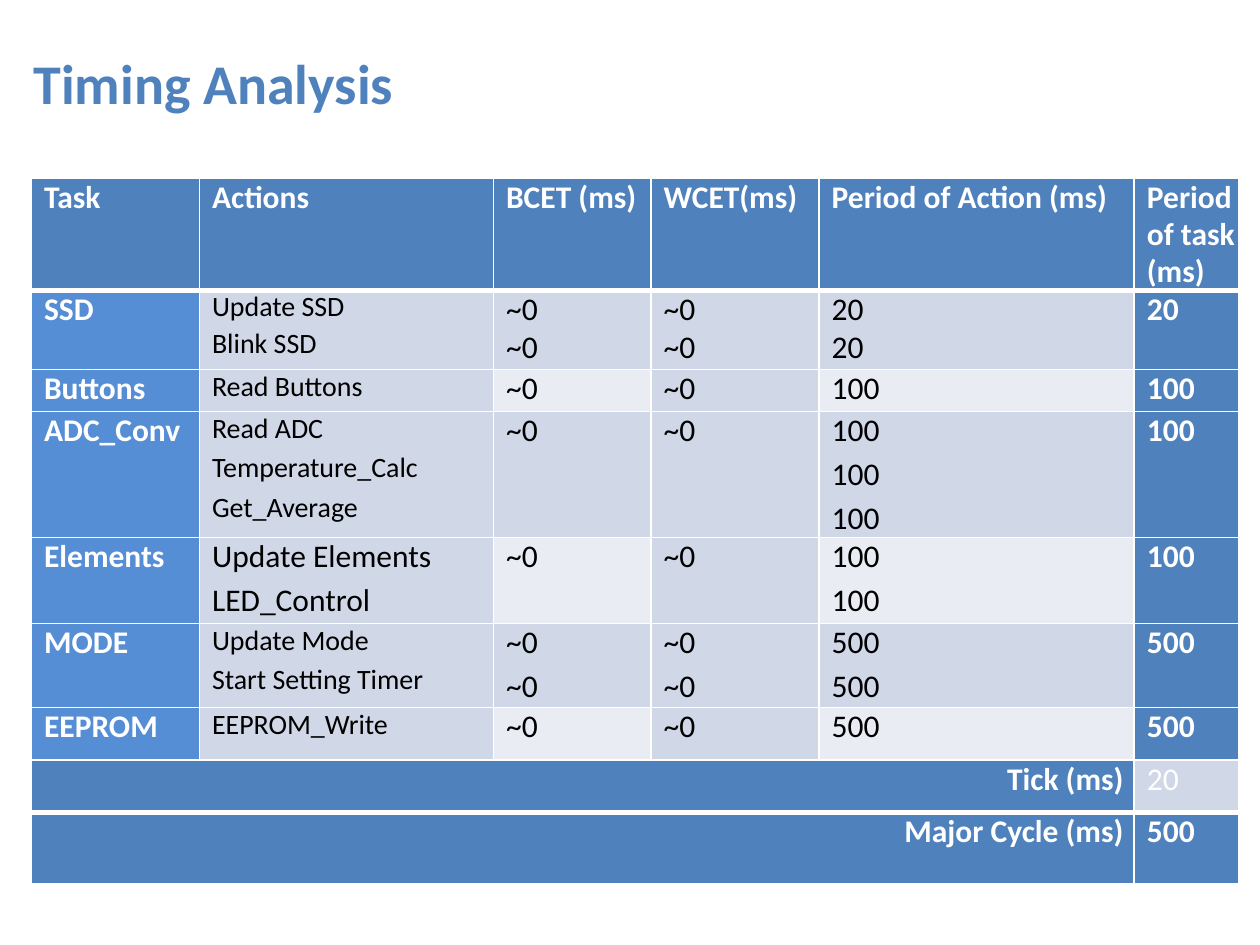
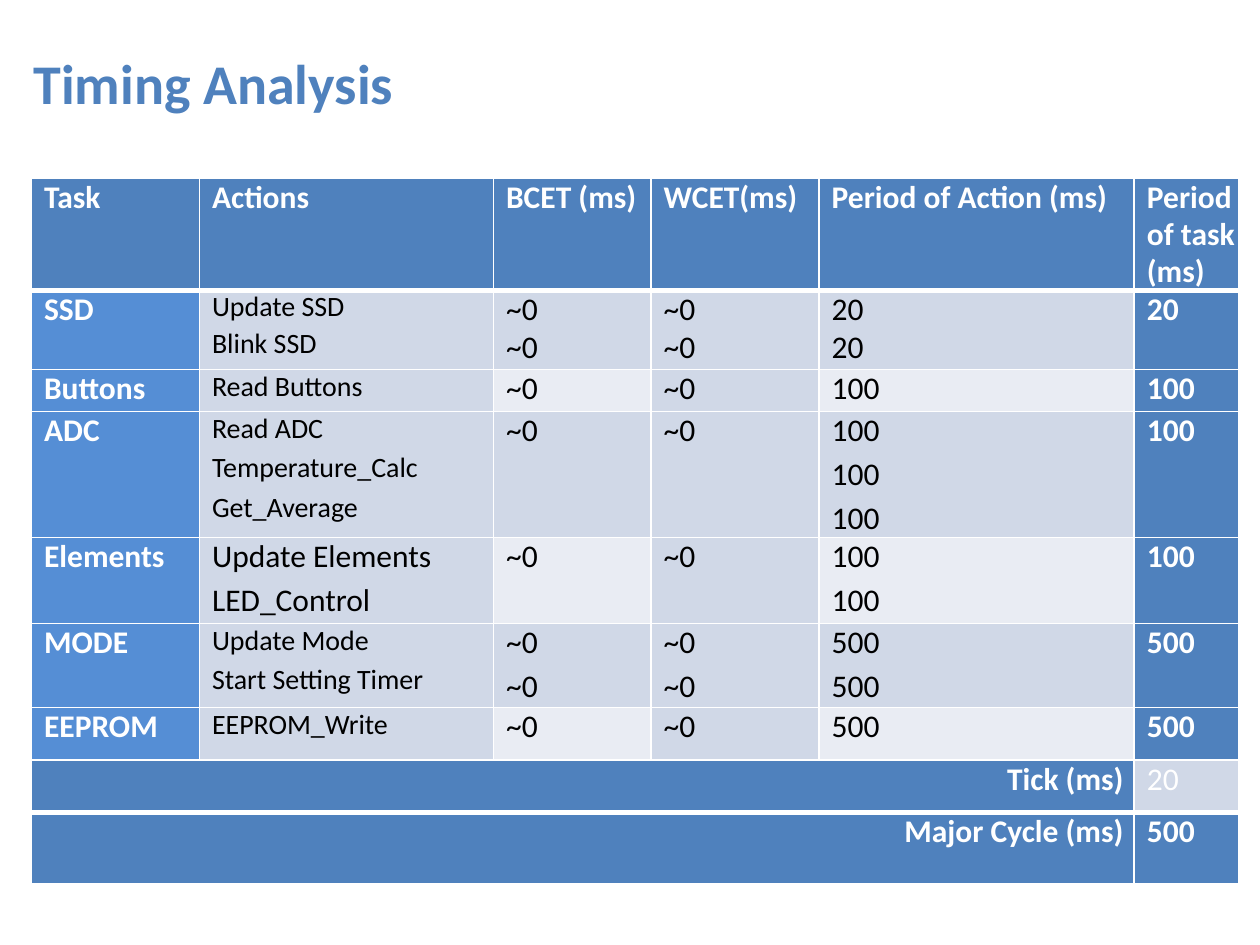
Before and after one commit to Abdelaziz-Sayed-Mohamed/water_heater, a slide deck: slide 3 of WaterHeater.pptx. Drawn at 1260x945 pixels with LibreOffice and Linux fonts; fonts in the diff are those of the drawing. Boxes give left, top, right and bottom in pixels: in the first picture for what was removed or moved away, otherwise in the second. Text is boxed around its words. In the diff, an @@ line names an element or a change of style, - is before the commit and + after.

```diff
--- a/WaterHeater.pptx
+++ b/WaterHeater.pptx
@@ table at bbox=[32, 179, 1237, 881] @@
-row 4, column 1: ADC_Conv
+row 4, column 1: ADC
```
Also in this commit, not shown: 4 slides added, 5 other files.
